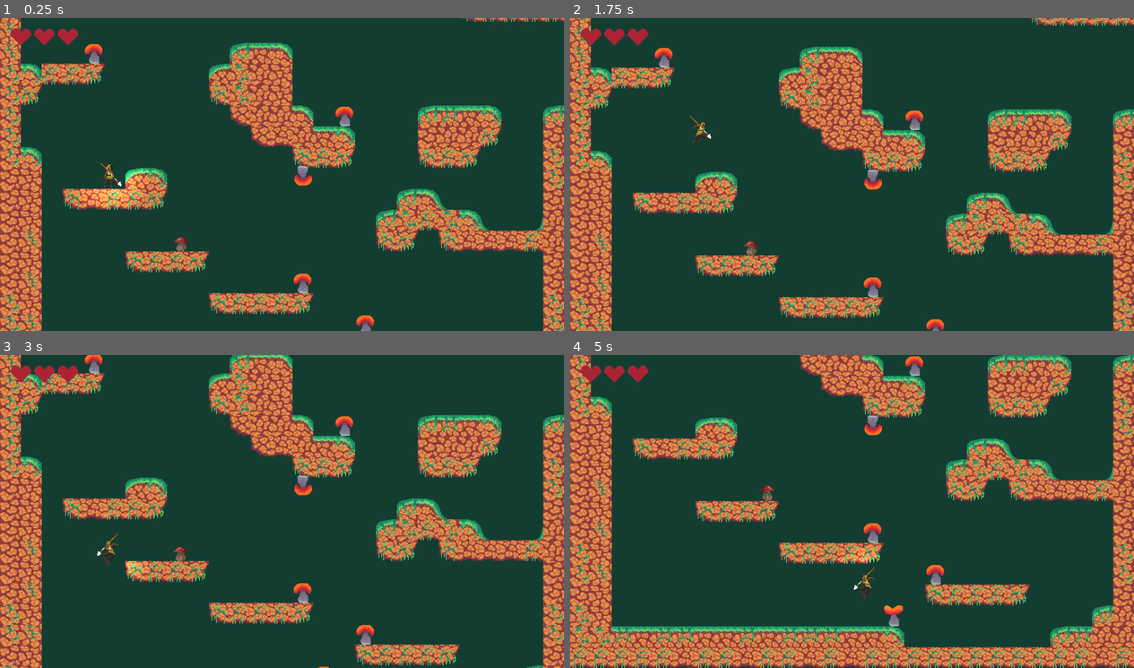
Above: before the commit, frames 1-4 (two rows, left to right).
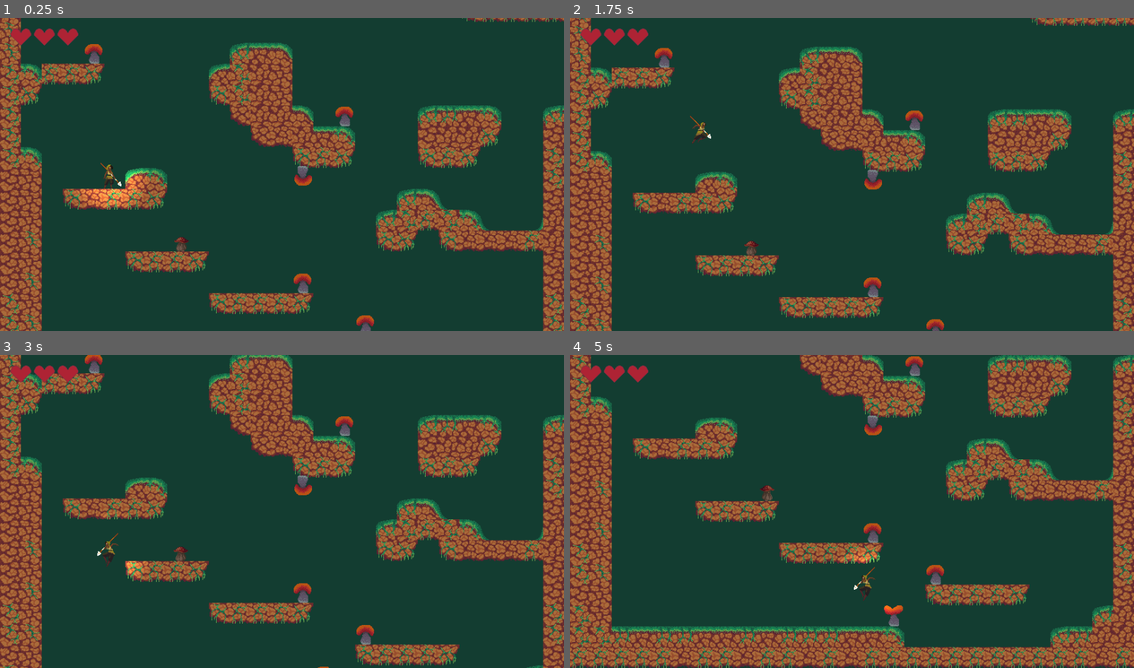
Above: after the commit, the same moments.

Repository: lemilonkh/GameOff23
Game: Godot game, scene res://scenes/main.tscn
Two runs of this game, one before a commit and one after it. Both use one fixed random seed, a clock stepped at 60 frames per second and the inputs below.
Inputs:
- Up to frame 1 (0.25 s): no input
- Up to frame 2 (1.75 s): hold K (attack) 0.53-1.28 s; hold Right (move_right) from 0.53 s (still down); tap Space (jump) at 0.77, 1.52 s; tap J (glide) at 1.35 s
- Up to frame 3 (3 s): release Right (move_right) at 2.03 s; hold Left (move_left) 2.03-2.78 s; hold Shift 2.03-2.78 s; hold Right (move_right) from 2.78 s (still down); tap K (attack) at 2.85 s
- Up to frame 4 (5 s): tap Space (jump) at 3.02, 3.77, 4.52 s; hold J (glide) 3.53-4.28 s; release Right (move_right) at 4.28 s; hold Left (move_left) from 4.28 s (still down); tap Shift at 4.35 s

The runs differ from the first frame. In frame 1, 25% of the frame differs, in the area x 0-100%, y 0-100%; in frame 2, 25%; in frame 3, 26%; in frame 4, 34%.

Commit message:
Make scene a bit darker

Diff:
--- a/scenes/game.tscn
+++ b/scenes/game.tscn
@@ -274,3 +274,6 @@
 
 [node name="Node2D" type="Node2D" parent="."]
 position = Vector2(1344, 1008)
+
+[node name="CanvasModulate" type="CanvasModulate" parent="."]
+color = Color(0.741176, 0.741176, 0.741176, 1)
